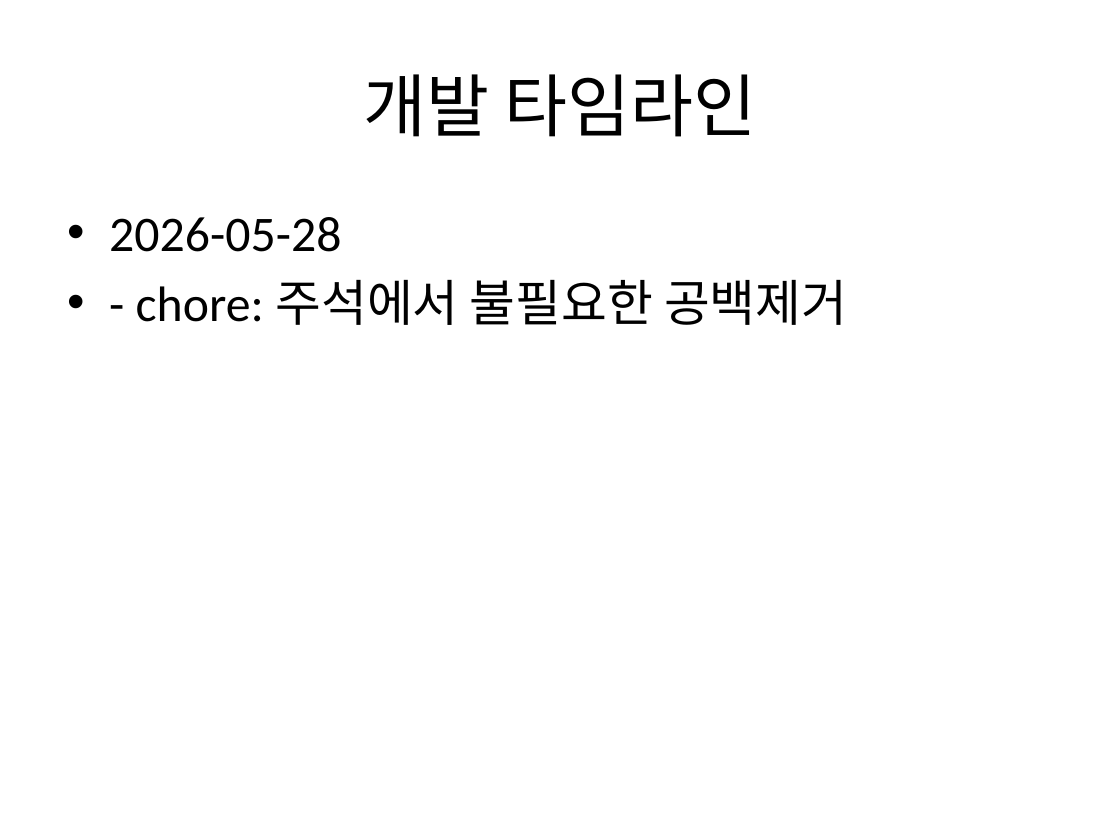
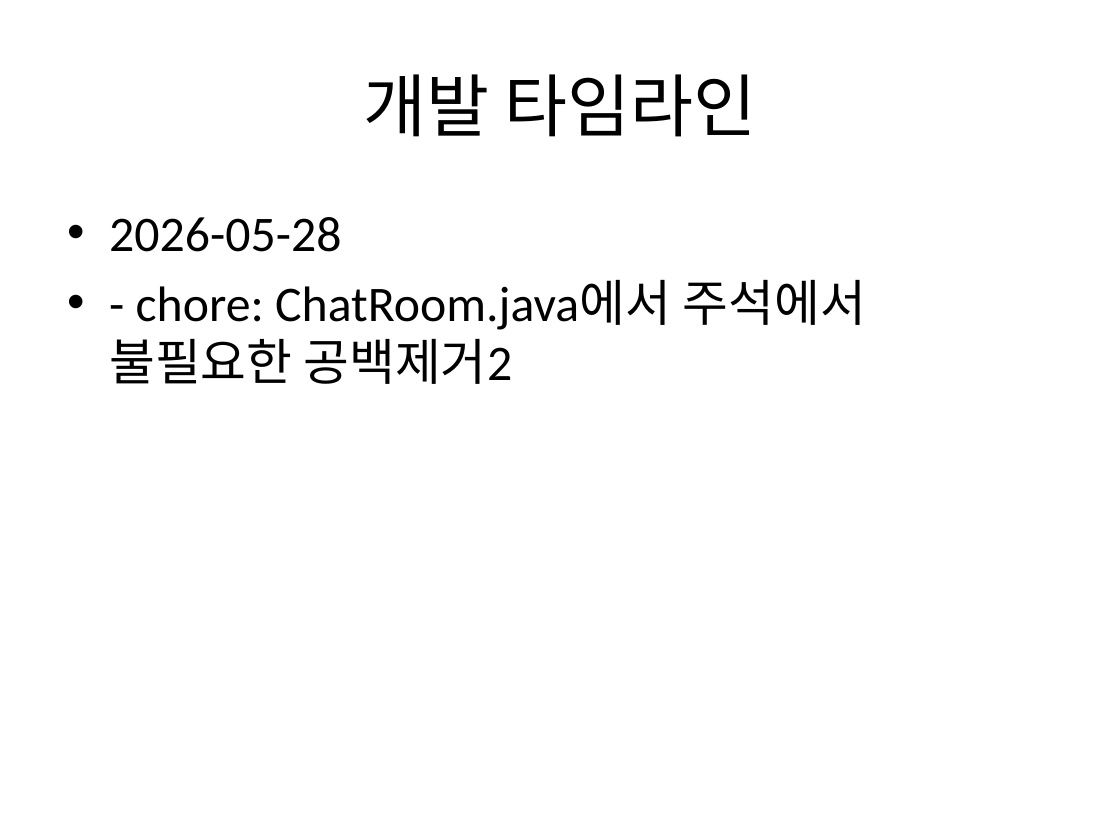
Before and after one commit to Jongwoo0101/worksight-commit-bot, a slide deck: slide 3 of data/commit_report.pptx. Drawn at 1120x840 pixels with LibreOffice and Linux fonts; fonts in the diff are those of the drawing. Boxes give left, top, right and bottom in pixels: in the first picture for what was removed or moved away, otherwise in the second. Text is boxed around its words. In the diff, an @@ line names an element or a change of style, - is before the commit and + after.

Commit message:
feat: target repo 신규 커밋 1건 반영 - chore: ChatRoom.java에서 주석에서 불필요한 공백제거2 작성자: 원종우 코드: c655cee

```diff
--- a/data/commit_report.pptx
+++ b/data/commit_report.pptx
@@ text at box(109, 280, 866, 384): text changed @@
-• - chore: 주석에서 불필요한 공백제거
+• - chore: ChatRoom.java에서 주석에서 불필요한 공백제거2
```
Also in this commit, not shown: 1 other slide changed, 1 slide added, 2 other files.
